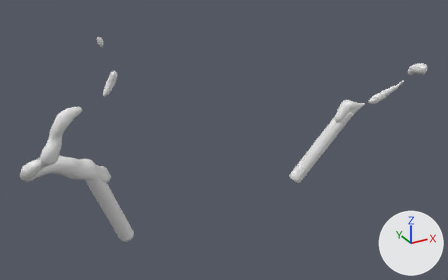
What one commit did to the glTF model public/assets/skullbase-v3/sb_ophthalmic_artery.joined.glb.
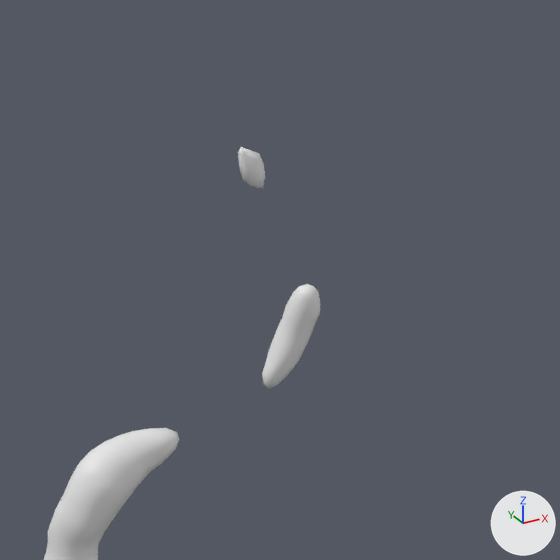
The first picture shows the older version from a 50 mm lens placed at (-30.5, -64.5, 43.4), pointed at (-2.6, -13.8, 18.0). The close-ups show the older and then the newer version on the part from 8% to 40% of the width and 0% to 50% of the height of that picture. Only the edits that show in the close-ups are written down. Lighting does not change. The marker at lower right points along +X, +Y and +Z. Where no turn or scale is listed for an object, it has been applied to the vertices.

In view in the first close-up: 'L'.
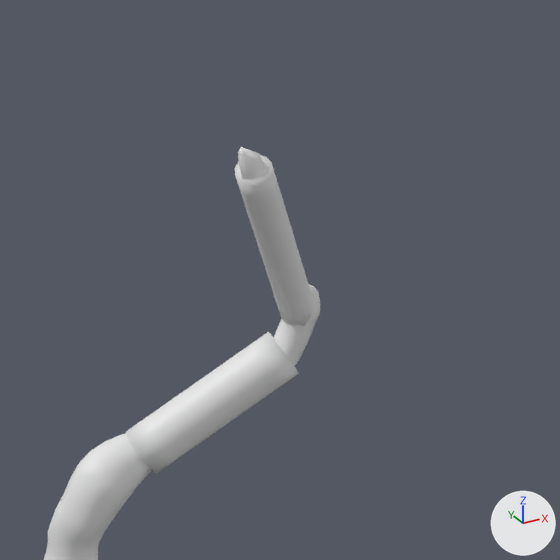
Where the newer file only moved an object's origin or applied its transform, the numbers keep the older frame.

Where the change shows, as pixel boxes [x1, y1, x2, y2] in the close-ups (560 x 560 px):
part 1 of me_l, added
    after: [235, 155, 313, 326]
part 2 of me_l, added
    after: [125, 332, 299, 473]

The change, as a diff of the scene's bpy script:
```diff
--- a/public/assets/skullbase-v3/sb_ophthalmic_artery.joined.glb.py
+++ b/public/assets/skullbase-v3/sb_ophthalmic_artery.joined.glb.py
@@ me_l @@
 # used by ob_l; location = (-17.08, -15.01, 19.3)
-me_l.from_pydata(...)  # 1996 vertices, 3976 faces; spans x -6.0..6.0, y -7.3..7.3, z -13.1..13.1
+me_l.from_pydata(...)  # 2240 vertices, 4456 faces; spans x -6.0..6.0, y -7.4..7.3, z -13.1..13.1
+# me_l part 1: a new loose piece of 134 vertices spanning x -0.5..1.5, y -7.4..-4.7, z 8.9..12.9
+# me_l part 2: a new loose piece of 110 vertices spanning x -2.3..1.1, y -5.4..-4.0, z 6.3..8.8
```
